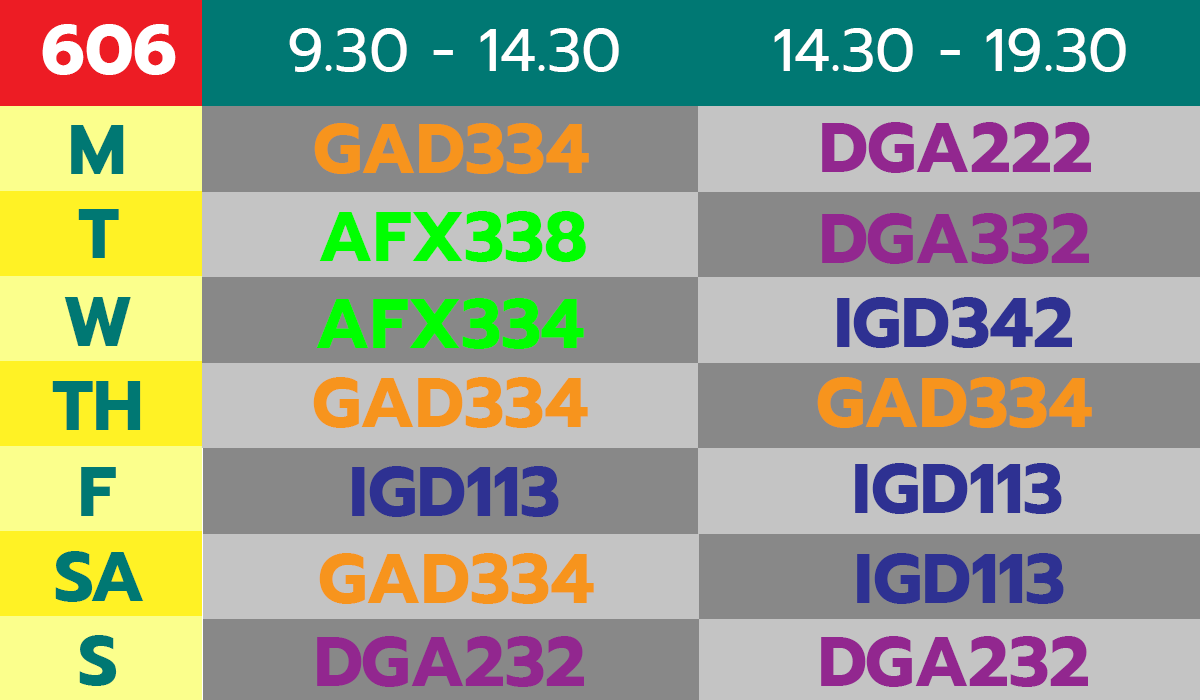
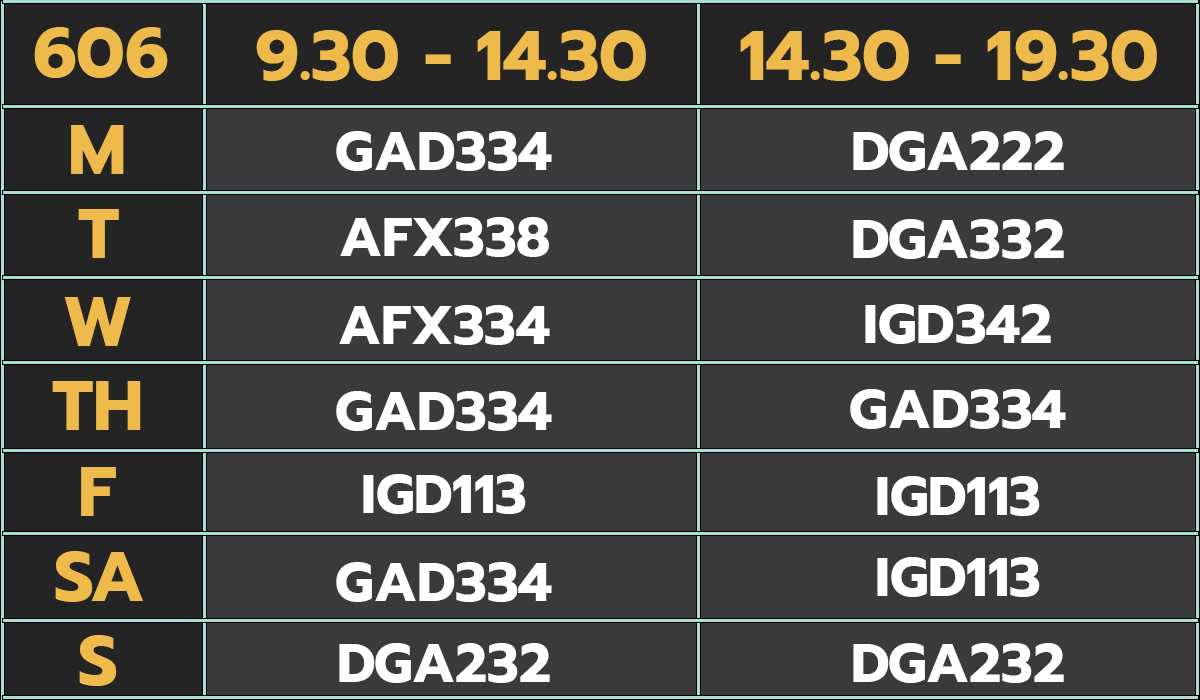
Layers edited between the first and the second w=1200, h=700 image:
renamed "IGD113" to "Shape 1 copy 2", moved it above "Shape 1 copy", painted on it over (x1=855, y1=0, x2=1200, y2=700)
renamed "DGA232" to "Shape 1 copy", moved it above "Shape 1 copy 3", painted on it over (x1=317, y1=0, x2=701, y2=700)
renamed "DGA232" to "Shape 1 copy 3", moved it above "Shape 1", painted on it over (x1=0, y1=0, x2=1088, y2=700)
renamed "IGD113" to "Shape 1", painted on it over (x1=202, y1=0, x2=1064, y2=700)
painted on "14.30 - 19.30" over (x1=740, y1=28, x2=1157, y2=81)
painted on "9.30 - 14.30" over (x1=256, y1=28, x2=646, y2=81)
painted on "Rectangle 3" over (x1=0, y1=0, x2=202, y2=106)
painted on "Rectangle 2 copy 6" over (x1=0, y1=531, x2=202, y2=616)
painted on "Rectangle 1" over (x1=202, y1=0, x2=1200, y2=106)
painted on "Rectangle 2 copy 15" (1st of 2) over (x1=203, y1=534, x2=699, y2=619)
painted on "Rectangle 2 copy 11" (1st of 2) over (x1=699, y1=619, x2=1200, y2=700)
painted on "Rectangle 2 copy 11" (2nd of 2) over (x1=203, y1=615, x2=700, y2=700)
painted on "Rectangle 2 copy 10" (1st of 2) over (x1=698, y1=448, x2=1200, y2=534)
painted on "Rectangle 2 copy 15" (2nd of 2) over (x1=698, y1=534, x2=1200, y2=619)
painted on "Rectangle 2 copy 10" (2nd of 2) over (x1=203, y1=448, x2=700, y2=534)
painted on "Rectangle 2 copy 14" (1st of 2) over (x1=202, y1=363, x2=698, y2=448)
painted on "Rectangle 2 copy 9" (1st of 2) over (x1=698, y1=277, x2=1200, y2=363)
painted on "Rectangle 2 copy 14" (2nd of 2) over (x1=698, y1=363, x2=1200, y2=448)
painted on "Rectangle 2 copy 9" (2nd of 2) over (x1=202, y1=277, x2=699, y2=363)
painted on "Rectangle 2 copy 12" over (x1=202, y1=192, x2=698, y2=277)
painted on "Rectangle 2 copy 8" over (x1=698, y1=106, x2=1200, y2=192)
painted on "Rectangle 2 copy 13" over (x1=698, y1=192, x2=1200, y2=277)
painted on "Rectangle 2" over (x1=202, y1=106, x2=699, y2=192)
…and 37 more changes (13 added, 24 painted, 10 renamed, 5 stack)
